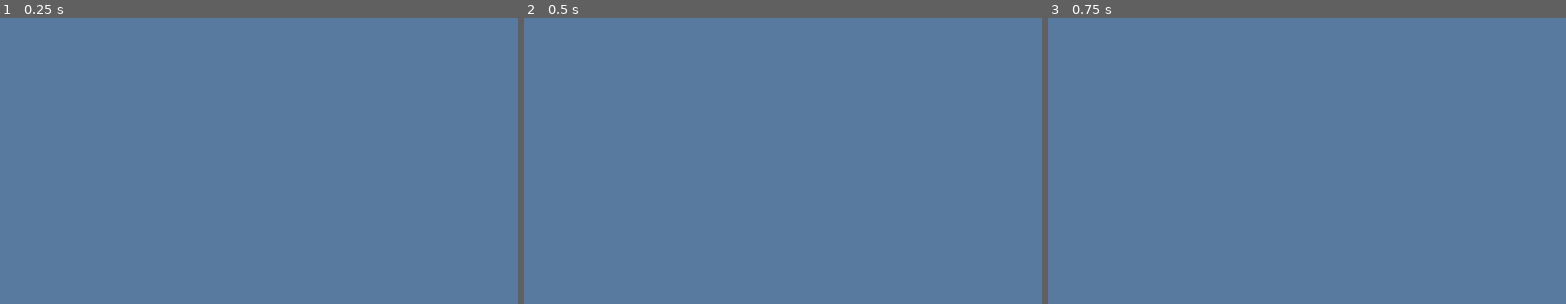
Above: before the commit, frames 1-3 (left to right).
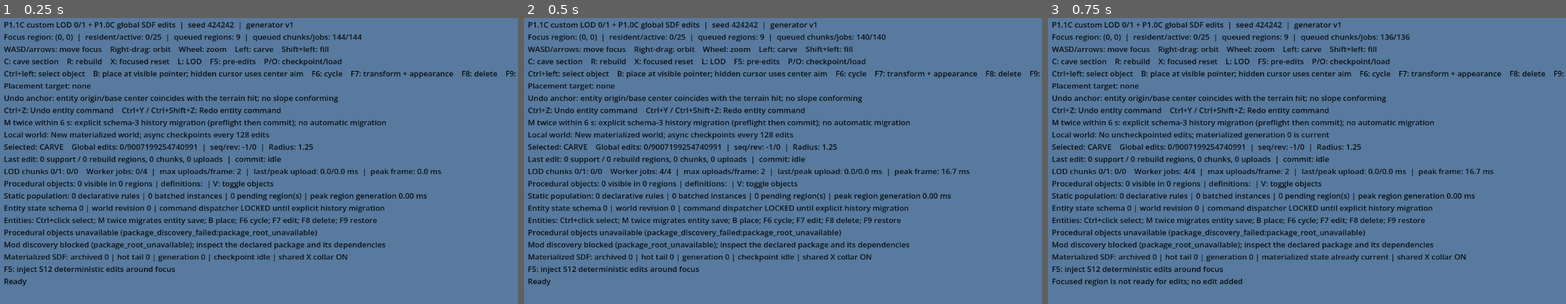
Above: after the commit, the same moments.

Repository: publiomcko-cloud/procedural-sandbox-simulation
Game: Godot game, scene res://scenes/terrain_demo.tscn
Two runs of this game, one before a commit and one after it. Both use one fixed random seed, a clock stepped at 60 frames per second and the inputs below.
Inputs (mouse positions are in pixels of both pictures, inside the frame that each line leads up to):
- Up to frame 1 (0.25 s): no input
- Up to frame 2 (0.5 s): no input
- Up to frame 3 (0.75 s): tap Enter at 0.5 s; move the mouse to (1420, 143) at 0.52 s; hold D from 0.53 s (still down); tap P at 0.6 s; click (1420, 143) at 0.67 s

The runs differ from the first frame. In frame 1, 12% of the frame differs, in the area x 0-100%, y 1-94%; in frame 2, 12%; in frame 3, 13%.
Error before the commit: Parse Error: Cannot find member "NAN" in base "Vector3". (res://scripts/terrain/terrain_scalable_sdf_state.gd:145)
Error after the commit: Invalid call. Nonexistent function 'sample_density' in base 'RefCounted (TerrainScalableSdfState)'. (res://scripts/terrain/terrain_world_state.gd:27)

Commit message:
fix: remove unsupported Vector3 NAN sentinel

Diff:
--- a/game/scripts/terrain/terrain_scalable_sdf_state.gd
+++ b/game/scripts/terrain/terrain_scalable_sdf_state.gd
@@ -142,7 +142,8 @@
 		var current: Dictionary = _tail_operations[index]
 		if int(current.get("sequence", -1)) != int(expected.get("sequence", -2)) \
 			or int(current.get("mode", -1)) != int(expected.get("mode", -2)) \
-			or current.get("center_world", Vector3.INF) != expected.get("center_world", Vector3.NAN) \
+			or not current.has("center_world") or not expected.has("center_world") \
+			or current["center_world"] != expected["center_world"] \
 			or float(current.get("radius", -1.0)) != float(expected.get("radius", -2.0)):
 			last_storage_error = "async_checkpoint_tail_prefix_diverged"
 			return false
